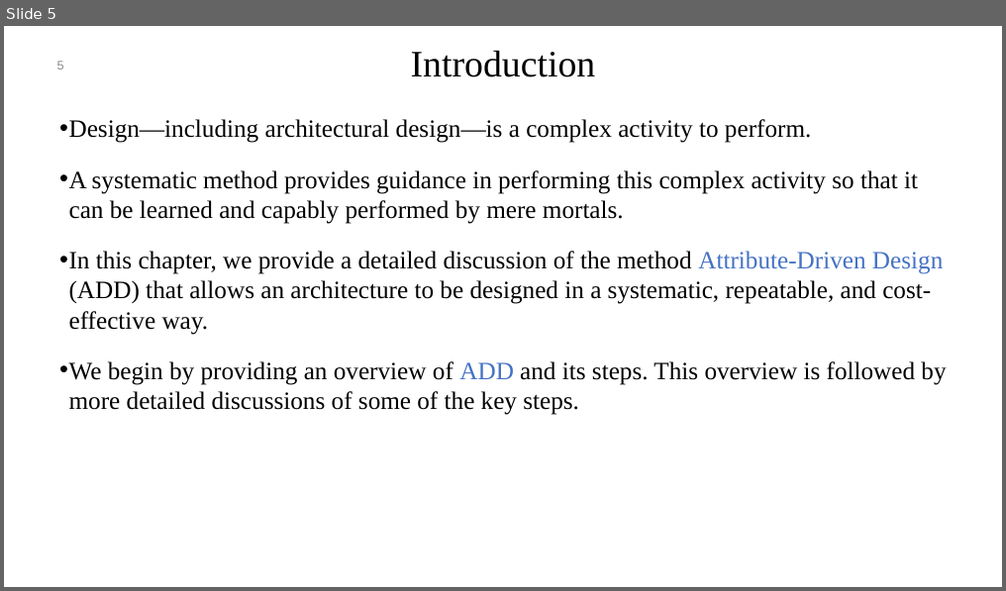
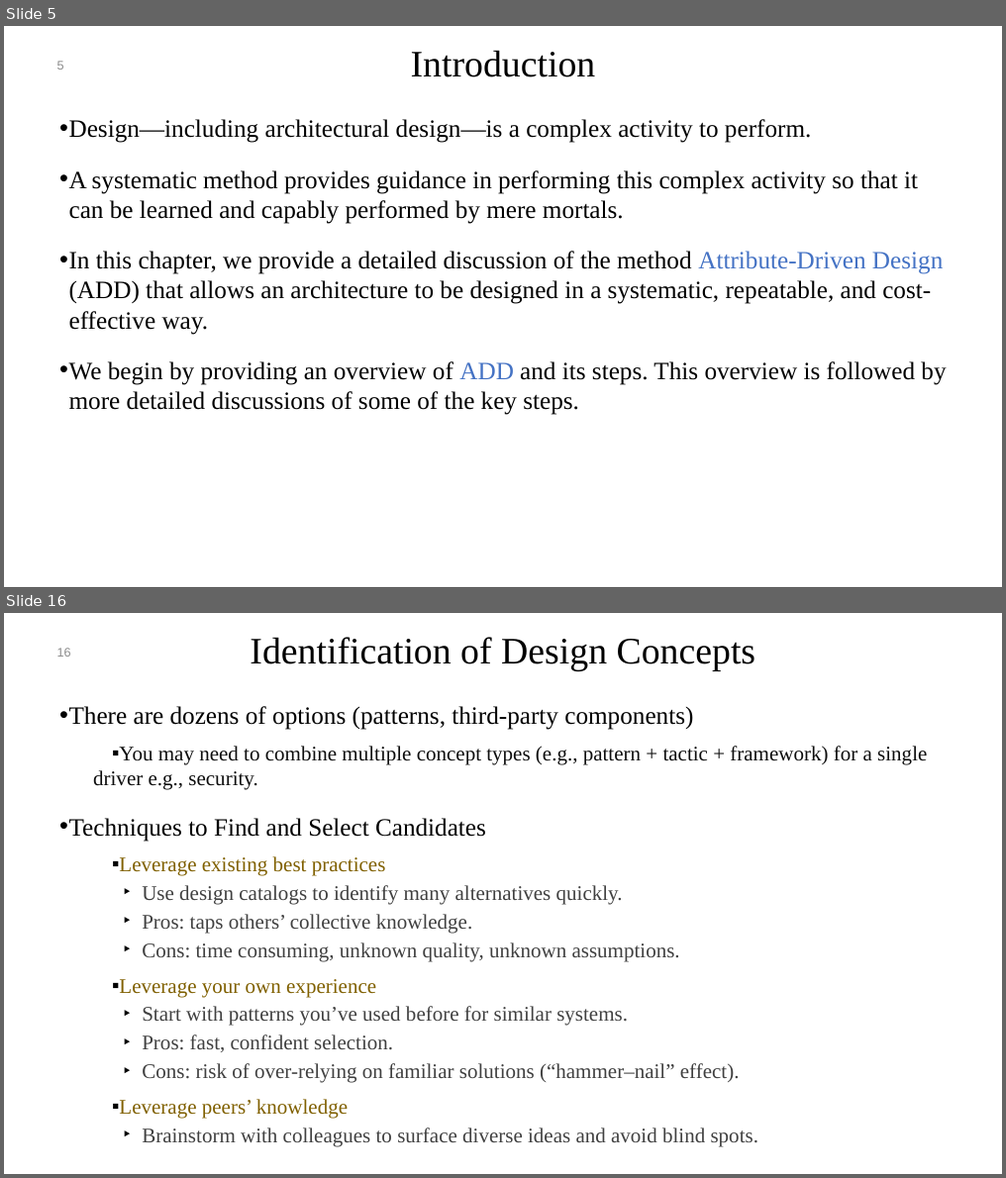
Before and after one commit to mohamad-khorsandi/slides-of-software-architecture-in-practice-4th-ed, a slide deck: chapter 20.pptx. Shown one above the other, each under a label of ours: slide 5 before the commit, slides 5 and 16 after it; the slides between them are not shown. The pictures are 1006x591 and 1006x1178 pixels, drawn with LibreOffice and Linux fonts; fonts in the diff are those of the drawing; background and template pictures are left out. Boxes give left, top, right and bottom in pixels: in the first picture for what was removed or moved away, otherwise in the second. Text is boxed around its words. In the diff, an @@ line names an element or a change of style, - is before the commit and + after.

```diff
--- a/chapter 20.pptx
+++ b/chapter 20.pptx
@@ slide 16 added at <box>4,613,1002,1174</box>, background #FFFFFF @@
@@ title added at <box>250,637,756,671</box>, 36 pt, text #000000 @@
+Identification of Design Concepts
@@ page number added at <box>57,648,71,657</box>, 12 pt, text #8C8C8C @@
+16
@@ text added at <box>69,706,927,1148</box>, 20 pt, text #404040 @@
+• There are dozens of options (patterns, third-party components)
+  ▪ You may need to combine multiple concept types (e.g., pattern + tactic + framework) for a single driver e.g., security.
+• Techniques to Find and Select Candidates
+  ▪ Leverage existing best practices
+    ‣ Use design catalogs to identify many alternatives quickly.
+    ‣ Pros: taps others’ collective knowledge.
+    ‣ Cons: time consuming, unknown quality, unknown assumptions.
+  ▪ Leverage your own experience
+    ‣ Start with patterns you’ve used before for similar systems.
+    ‣ Pros: fast, confident selection.
+    ‣ Cons: risk of over-relying on familiar solutions (“hammer–nail” effect).
+  ▪ Leverage peers’ knowledge
+    ‣ Brainstorm with colleagues to surface diverse ideas and avoid blind spots.
```
Also in this commit, not shown: 1 slide changed, 24 other slides added.
